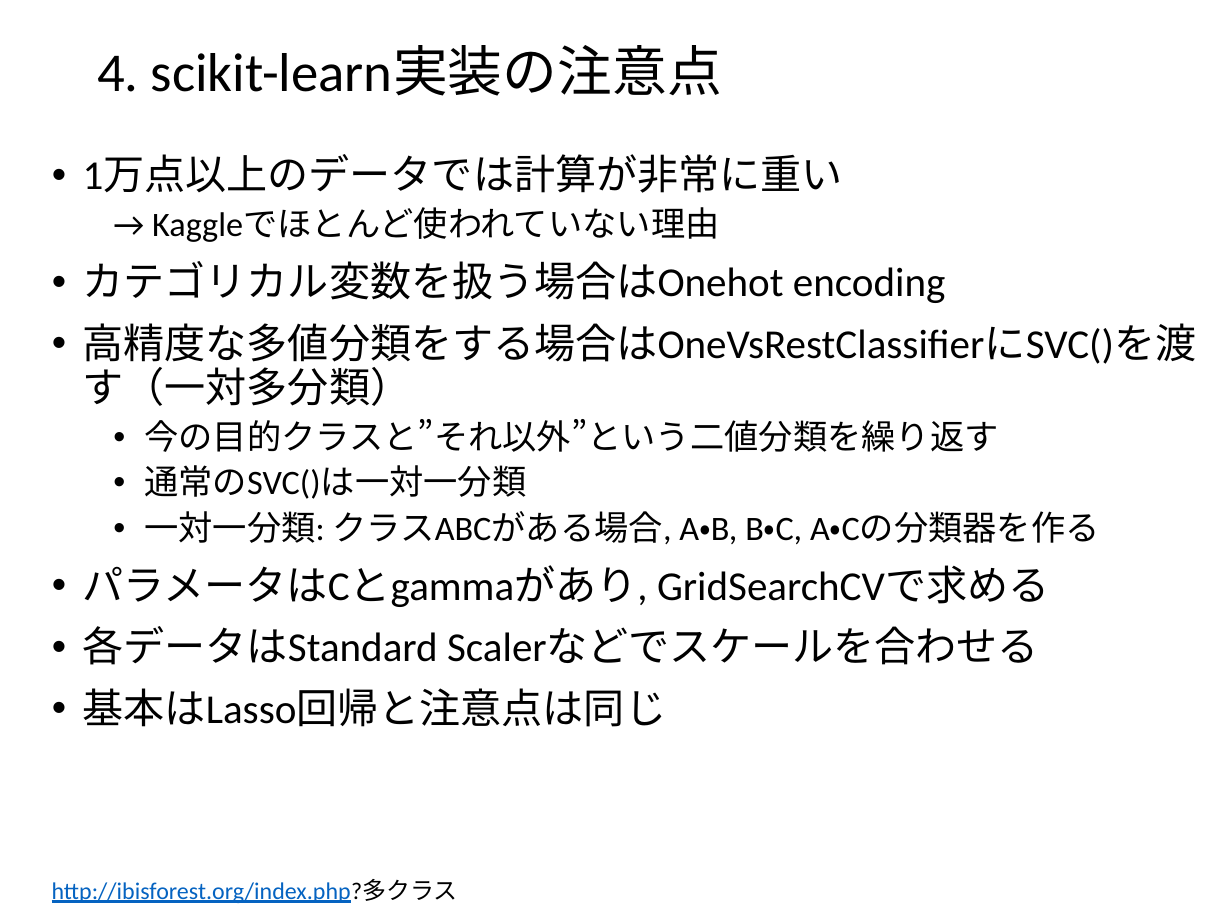
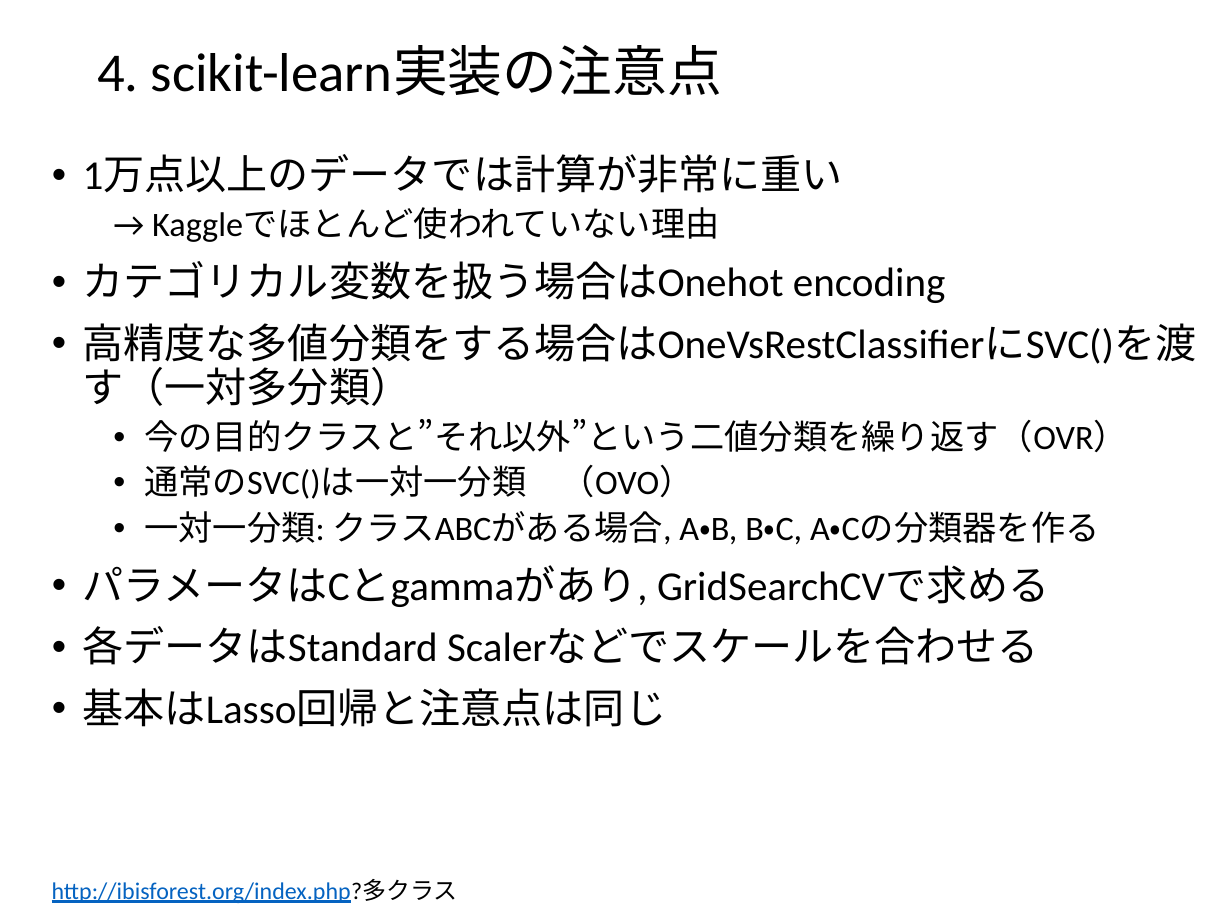
Before and after one commit to tsuchiyatoshio/team, a slide deck: slide 8 of okadome/SVM紹介.pptx. Drawn at 1232x924 pixels with LibreOffice and Linux fonts; fonts in the diff are those of the drawing. Boxes give left, top, right and bottom in pixels: in the first picture for what was removed or moved away, otherwise in the second. Text is boxed around its words. In the diff, an @@ line names an element or a change of style, - is before the commit and + after.

```diff
--- a/okadome/SVM紹介.pptx
+++ b/okadome/SVM紹介.pptx
@@ text at <box>144,419,1128,499</box>: text changed @@
-  • 今の目的クラスと”それ以外”という二値分類を繰り返す
-  • 通常のSVC()は一対一分類
+  • 今の目的クラスと”それ以外”という二値分類を繰り返す（OVR）
+  • 通常のSVC()は一対一分類 （OVO）
```
Also in this commit, not shown: 9 other files.
